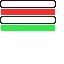
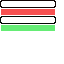
Before/after of a 64 × 64 layered artwork. What changed in the layer stack:
painted on "Background" over [left=0, top=0, right=56, bottom=31]
